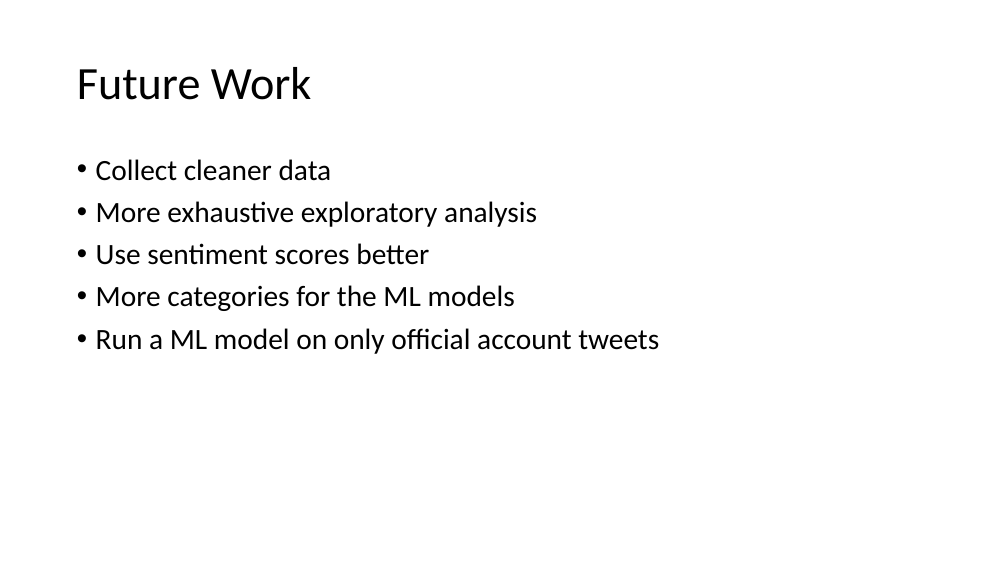
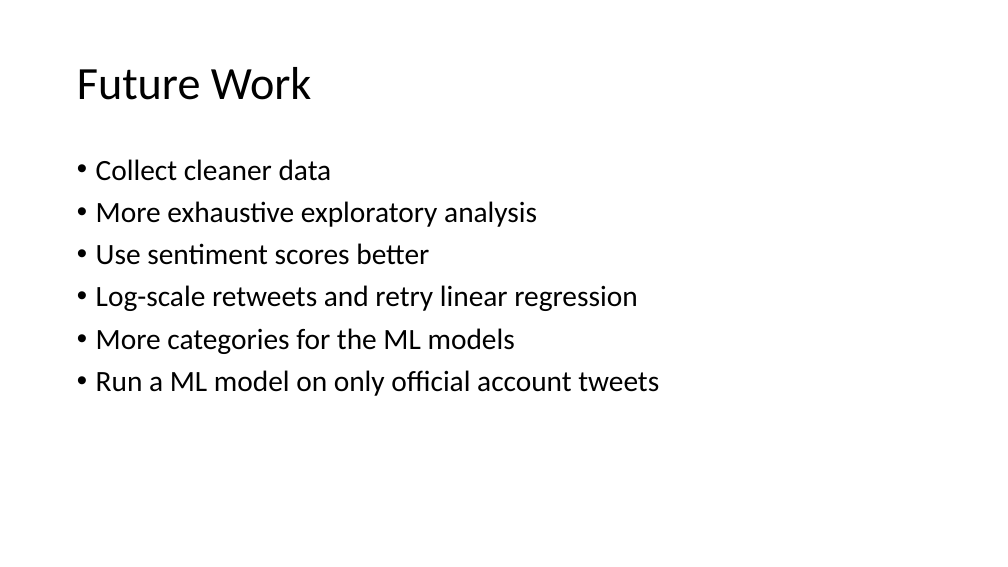
Before and after one commit to salvis2/SpringboardAlvis, a slide deck: slide 43 of capstone_project_2/reports/capstone_project_2_presentation.pptx. Drawn at 1008x567 pixels with LibreOffice and Linux fonts; fonts in the diff are those of the drawing. Boxes give left, top, right and bottom in pixels: in the first picture for what was removed or moved away, otherwise in the second. Text is boxed around its words. In the diff, an @@ line names an element or a change of style, - is before the commit and + after.

```diff
--- a/capstone_project_2/reports/capstone_project_2_presentation.pptx
+++ b/capstone_project_2/reports/capstone_project_2_presentation.pptx
@@ text at (x1=96, y1=285, x2=637, y2=311): paragraph added @@
+• Log-scale retweets and retry linear regression
```
Also in this commit, not shown: 2 other files.
